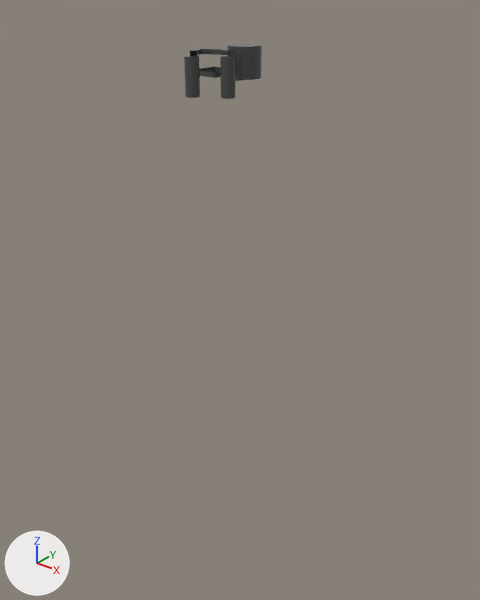
Two versions of the Blender file tower/tower.blend, one commit apart.
Camera for both pictures: a 50 mm lens placed at (680.0, -757.0, 125.0), pointed at (72.0, 4.0, -347.0). The lights are fixed; the arrows at lower left show +X, +Y and +Z. Objects named as collision shapes, trigger or cutter boxes, shadow casters or lower levels of detail are left out.

The older version as bpy lines, for what is in view:
```python
me_cylinder_001 = bpy.data.meshes.new('Cylinder.001')
me_cylinder_001.from_pydata(...)  # a 32-sided cylinder along z spanning x -1.0..1.0, y -1.0..1.0, z -4.16..1.0
me_cylinder_001.materials.append(mat_prototypemat)  # dark grey #4c4c4c
me_cylinder_002 = bpy.data.meshes.new('Cylinder.002')
me_cylinder_002.from_pydata(...)  # 76 vertices, 34 faces; spans x -1.0..1.0, y -1.0..1.0, z -1.0..53.6
me_cylinder_002.materials.append(mat_prototypemat)  # dark grey #4c4c4c
me_cylinder_004 = bpy.data.meshes.new('Cylinder.004')
me_cylinder_004.from_pydata(...)  # a 32-sided cylinder along z spanning x -1.0..1.0, y -1.0..1.0, z -4.16..1.0
me_cylinder_004.materials.append(mat_prototypemat)  # dark grey #4c4c4c
ob_spiral_ext_col = bpy.data.objects.new('spiral-ext-col', me_cylinder_002)
ob_spiral_ext_col.location = (83.0, 0.0, 1.0)
ob_spiral_ext_col.scale = (23.5, 23.5, 0.772)
_m = ob_spiral_ext_col.modifiers.new('Solidify', 'SOLIDIFY')
ob_tower_col = bpy.data.objects.new('Tower-col', me_cylinder_001)
ob_tower_col.location = (56.0, -77.0, 22.0)
ob_tower_col.scale = (9.84, 9.84, 9.84)
ob_tower_col_001 = bpy.data.objects.new('Tower-col.001', me_cylinder_004)
ob_tower_col_001.location = (98.0, -54.0, 22.0)
ob_tower_col_001.scale = (9.84, 9.84, 9.84)
```
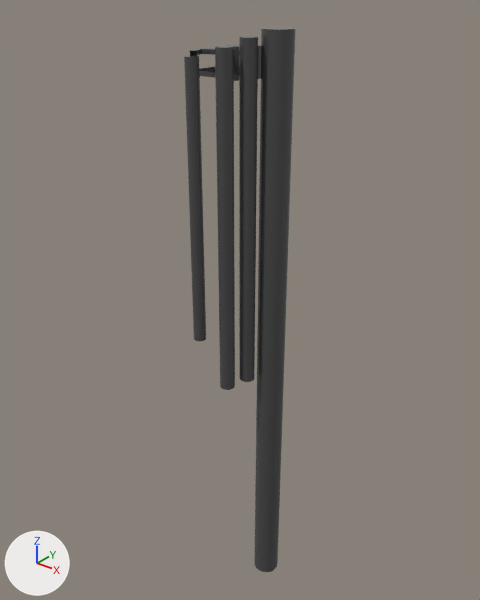
Where the newer file only moved an object's origin or applied its transform, the numbers keep the older frame.

Where the change shows, as pixel boxes (x1, y1, x2, y2) in the pictures (480 x 600 px; the box of a moved part takes in the faces that stretch with it):
'Tower-col.002', added
    after: (254, 27, 296, 572)
'Tower-col.003', added
    after: (239, 36, 258, 382)
'Tower-col.001', reshaped (31% wider, 684% taller)
    before: (220, 56, 235, 99)
    after: (215, 46, 235, 390)
'Tower-col', mesh rescaled (35% wider, 565% taller)
    before: (184, 56, 200, 98)
    after: (184, 56, 206, 341)
part 1 of me_cylinder_001, moved or reshaped
    before: (185, 94, 200, 98)
    after: (185, 94, 206, 341)

The edits, one by one:
me_cylinder_001 has 64 vertices, 34 faces and spans x -1.0..1.0, y -1.0..1.0, z -4.16..1.0.
me_cylinder_001 is used by ob_tower_col; location (56.0, -77.0, 22.0); scale (9.84, 9.84, 9.84).
me_cylinder_001 part 1: the whole mesh is scaled about its middle by (1, 1, 8.28), then moved by (0.0, 0.0, -18.78).
me_cylinder_004 has 64 vertices, 34 faces and spans x -1.0..1.0, y -1.0..1.0, z -4.16..1.0.
me_cylinder_004 is used by ob_tower_col_001; location (98.0, -54.0, 22.0); scale (9.84, 9.84, 9.84).
me_cylinder_004 part 2: the whole mesh is multiplied about its middle by the matrix ((1.225, 0.0, 0.0), (0.0, 1.225, 0.0), (0.0, 0.0, 10.142)), then moved by (-0.17, -0.49, -22.28).
Mesh me_cylinder_009 is new.
It has 64 vertices, 34 faces and spans x -1.0..1.0, y -1.0..1.0, z -41.7..1.0.
It uses material mat_prototypemat (dark grey #4c4c4c).
Object 'Tower-col.003' (ob_tower_col_003) is new; it shows me_cylinder_009.
Its location is (116.0, -33.0, 44.0).
Its scale is (12.1, 12.1, 12.1).
Object 'Tower-col.002' (ob_tower_col_002) is new; it shows a copy of me_cylinder_009.
Its location is (138.0, 2.0, 43.0).
Its scale is (22.3, 22.3, 22.3).
